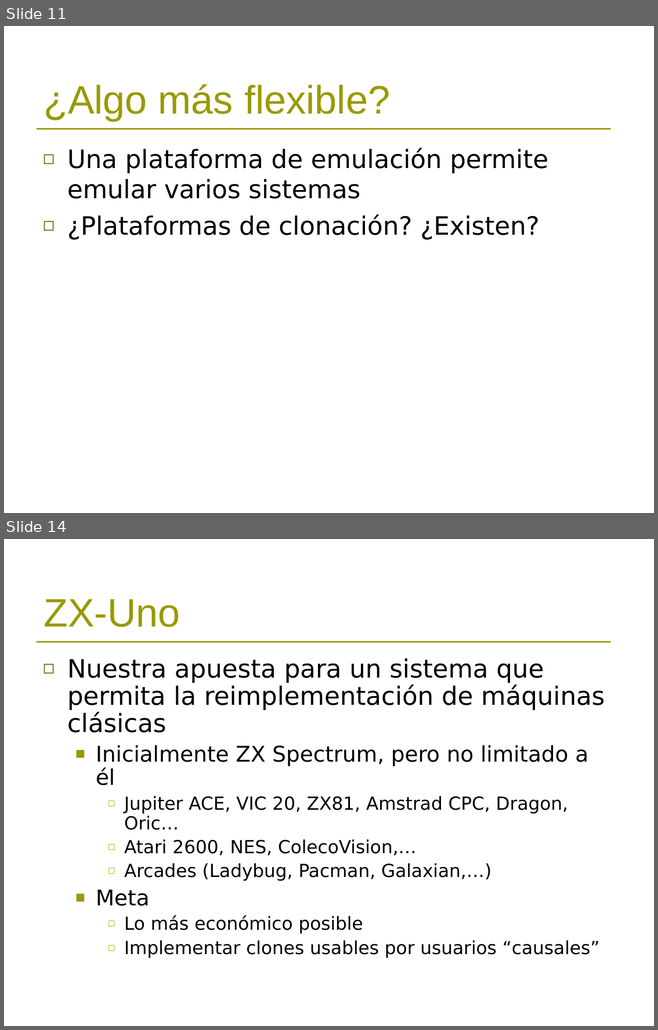
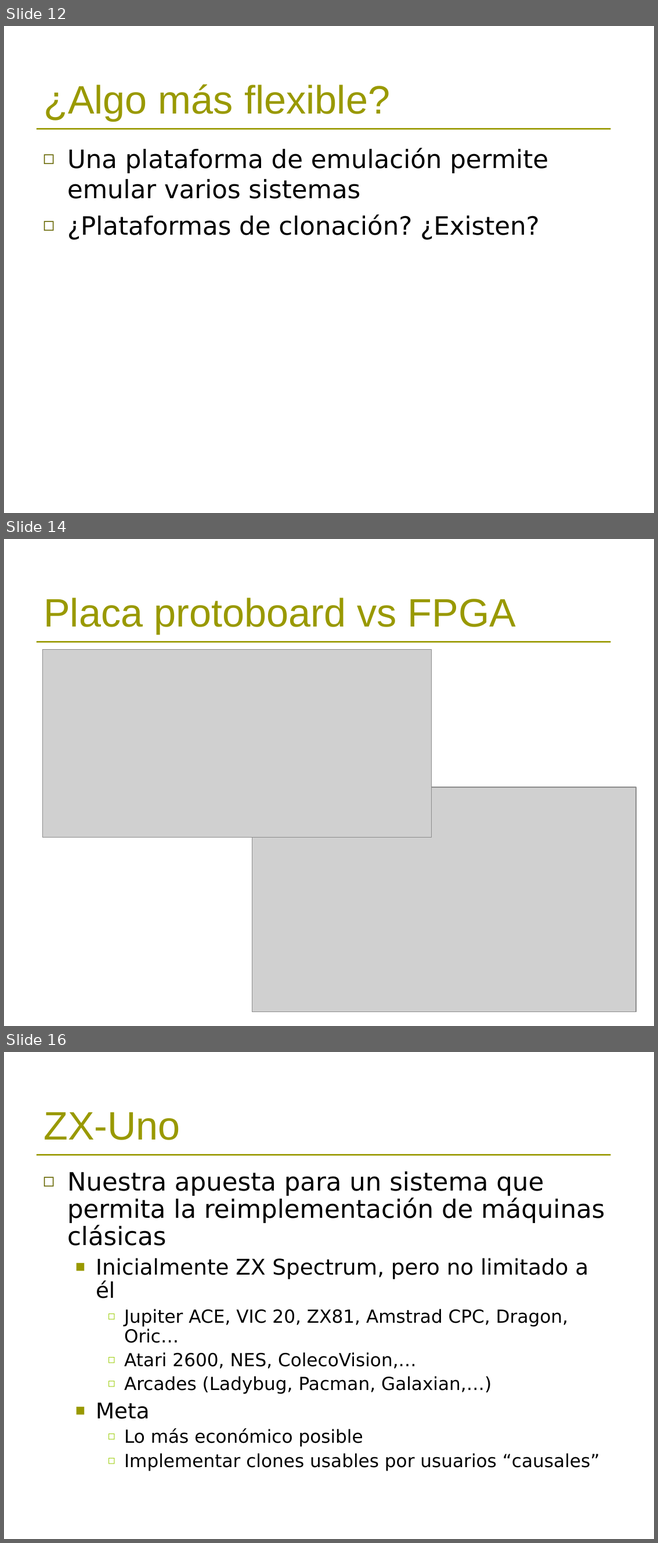
Before and after one commit to TimofonicJunkRoom/zxuno, a slide deck: varios/presentacion_zxuno_retrosevilla.ppt. Shown one above the other, each under a label of ours: slides 11 and 14 before the commit, slides 12, 14 and 16 after it; the slides between them are not shown. The pictures are 658x1030 and 658x1543 pixels, drawn with LibreOffice and Linux fonts; fonts in the diff are those of the drawing; grey boxes stand for pictures; background and template pictures are left out. Boxes give left, top, right and bottom in pixels: in the first picture for what was removed or moved away, otherwise in the second. Text is boxed around its words. In the diff, an @@ line names an element or a change of style, - is before the commit and + after.

```diff
--- a/varios/presentacion_zxuno_retrosevilla.ppt
+++ b/varios/presentacion_zxuno_retrosevilla.ppt
@@ slide 14 added at [4, 539, 654, 1026], background #FFFFFF; not listed: 1 template element that a slide beside it also shows @@
@@ title added at [43, 598, 516, 634], 44 pt, text #999900 @@
+Placa protoboard vs FPGA
@@ picture added at [42, 649, 431, 837] @@
@@ picture added at [252, 787, 636, 1012] @@
@@ what was slide 11 is now slide 12 @@
@@ what was slide 14 is now slide 16 @@
```
Also in this commit, not shown: 6 slides changed, 1 other slide added, 1 other file.
